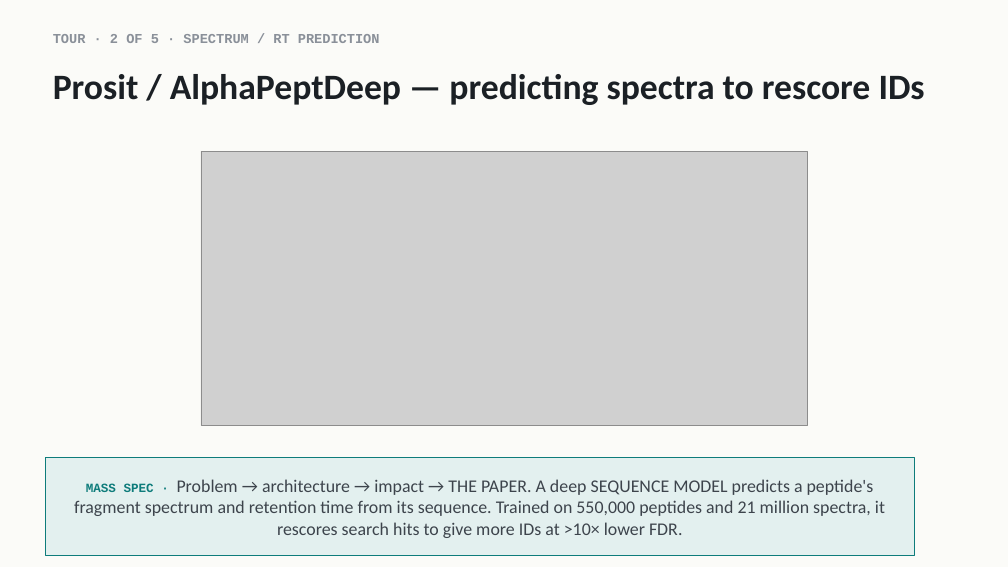
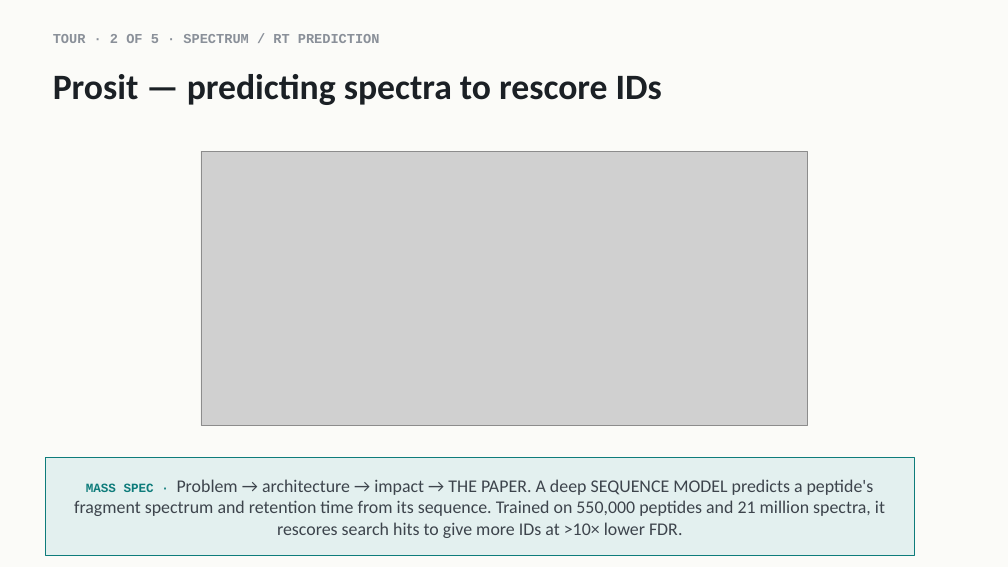
Before and after one commit to indigobio/msacl_dl_course, a slide deck: slide 30 of slides/pptx/lecture13_llms_landscape.pptx (slide 28 before the commit). Drawn at 1008x567 pixels with LibreOffice and Linux fonts; fonts in the diff are those of the drawing; grey boxes stand for pictures. Boxes give left, top, right and bottom in pixels: in the first picture for what was removed or moved away, otherwise in the second. Text is boxed around its words. In the diff, an @@ line names an element or a change of style, - is before the commit and + after.

```diff
--- a/slides/pptx/lecture13_llms_landscape.pptx
+++ b/slides/pptx/lecture13_llms_landscape.pptx
@@ text at [53, 74, 662, 105]: text changed @@
-Prosit / AlphaPeptDeep — predicting spectra to rescore IDs
+Prosit — predicting spectra to rescore IDs
```
Also in this commit, not shown: 6 other slides changed, 10 slides added, 3 other files.
